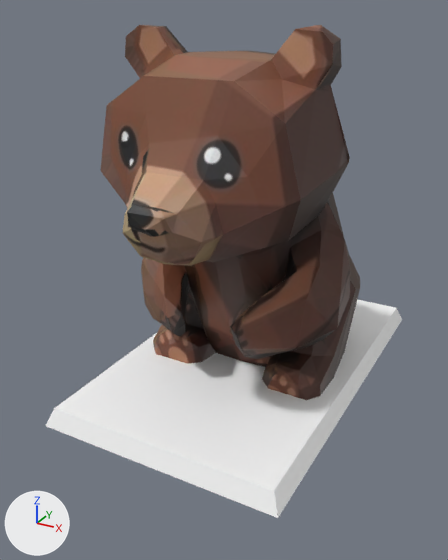
The glTF model public/models/bear/model.glb as it was, and as the next commit left it.
Rendered twice from a 50 mm camera at (0.297, -0.622, 0.422) aimed at (-0.022, -0.041, 0.132). Every picture has the same lights, and +X, +Y and +Z are marked at lower left. The first picture is the older version. Vertices at exactly the same position are counted once.

Objects in the first picture: 'Papercraft'.
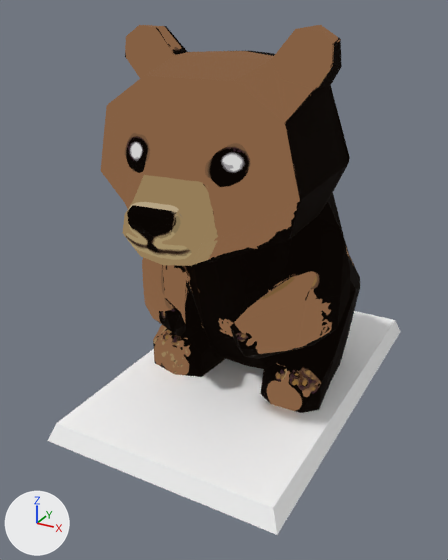
The newer file is also turned or shifted as a whole; pictures and numbers use the older file's frame.

Pixel boxes [x1, y1, x2, y2] of what changed, in the pictures (448 x 560 px; the box of a moved part takes in the faces that stretch with it):
'Papercraft', reshaped: before [46, 25, 402, 518]; after [48, 25, 401, 535]
part 1 of me_papercraft, moved or reshaped: before [46, 25, 402, 518]; after [48, 51, 401, 535]
part 2 of me_papercraft, recoloured: [101, 29, 350, 388] in both
part 3 of me_papercraft, recoloured: before [191, 39, 360, 384]; after [191, 39, 360, 402]
part 4 of me_papercraft, recoloured: [128, 210, 204, 327] in both
part 5 of me_papercraft, recoloured: [128, 25, 340, 371] in both
part 6 of me_papercraft, recoloured: [156, 259, 294, 359] in both

The change, as a list of edits to the scene's bpy script:
```text
Add img_flat_front:
    img_flat_front = load_image('flat_front', '_unpacked/flat_front', 2048, 2048, 'sRGB')
Add img_flat_back:
    img_flat_back = load_image('flat_back', '_unpacked/flat_back', 2048, 2048, 'sRGB')
Add img_flat_right:
    img_flat_right = load_image('flat_right', '_unpacked/flat_right', 2048, 2048, 'sRGB')
Add img_flat_left:
    img_flat_left = load_image('flat_left', '_unpacked/flat_left', 2048, 2048, 'sRGB')
Add img_flat_bottom:
    img_flat_bottom = load_image('flat_bottom', '_unpacked/flat_bottom', 2048, 2048, 'sRGB')
Add img_flat_top:
    img_flat_top = load_image('flat_top', '_unpacked/flat_top', 2048, 2048, 'sRGB')
Add mat_flat_front:
    mat_flat_front = bpy.data.materials.new('Flat_front')
    # colours: black #000000
    # uses the picture img_flat_front
Add mat_flat_back:
    mat_flat_back = bpy.data.materials.new('Flat_back')
    # colours: black #000000
    # uses the picture img_flat_back
Add mat_flat_right:
    mat_flat_right = bpy.data.materials.new('Flat_right')
    # colours: black #000000
    # uses the picture img_flat_right
Add mat_flat_left:
    mat_flat_left = bpy.data.materials.new('Flat_left')
    # colours: black #000000
    # uses the picture img_flat_left
Add mat_flat_bottom:
    mat_flat_bottom = bpy.data.materials.new('Flat_bottom')
    # colours: black #000000
    # uses the picture img_flat_bottom
Add mat_flat_top:
    mat_flat_top = bpy.data.materials.new('Flat_top')
    # colours: black #000000
    # uses the picture img_flat_top
Change me_papercraft:
    used by ob_papercraft; location = (0.0, 0.0, 0.0)
    remove me_papercraft.from_pydata(...)  # 310 vertices, 616 faces; spans x -0.147..0.134, y -0.223..0.221, z 0.0..0.408
    add me_papercraft.from_pydata(...)  # 310 vertices, 616 faces; spans x -0.147..0.134, y -0.223..0.221, z -0.02..0.408
    me_papercraft part 1: 3 vertices moved from x -0.047..0.108, y -0.054..-0.011, z 0.021..0.038 to x -0.045..0.108, y -0.055..-0.034, z 0.001..0.035; 59 vertices removed from x -0.147..0.134, y -0.223..0.221, z 0.0..0.381; 59 vertices added at x -0.147..0.134, y -0.223..0.221, z -0.02..0.381
    me_papercraft part 2: 92 faces spanning x -0.115..0.113, y -0.213..0.013, z 0.021..0.405 switch from mat_papercraft (picture img_texture) to mat_flat_front
    me_papercraft part 3: 58 faces spanning x -0.085..0.123, y -0.191..0.203, z 0.012..0.397 switch from mat_papercraft (picture img_texture) to mat_flat_right
    me_papercraft part 4: 49 faces spanning x -0.137..0.072, y -0.211..0.202, z 0.041..0.402 switch from mat_papercraft (picture img_texture) to mat_flat_left
    me_papercraft part 5: 29 faces spanning x -0.115..0.105, y -0.211..0.209, z 0.049..0.408 switch from mat_papercraft (picture img_texture) to mat_flat_top
    me_papercraft part 6: 25 faces spanning x -0.114..0.102, y -0.157..0.157, z 0.03..0.22 switch from mat_papercraft (picture img_texture) to mat_flat_bottom
    add me_papercraft.materials.append(mat_flat_back)
```
